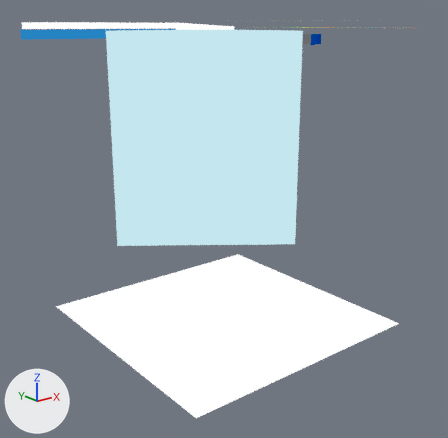
One commit to the Blender file images/lumiere/experience_prisme.blend: the scene before it, then after it.
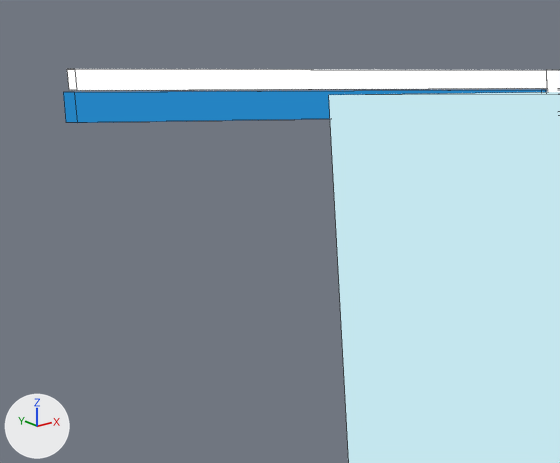
The first picture shows the older version from a 50 mm lens placed at (-4.64, -4.87, -0.12), pointed at (-0.93, -0.23, -1.97). The close-ups show both versions on the part from 0% to 40% of the width and 0% to 34% of the height of that picture; other places that the commit changed are outside them. The axes (+X, +Y, +Z) are drawn at lower left. The lights are the same throughout. The close-ups show mesh edges as thin lines.

In view in the first close-up: 'Prisme figure', 'Rayon incident', 'Rayon incident contour'.
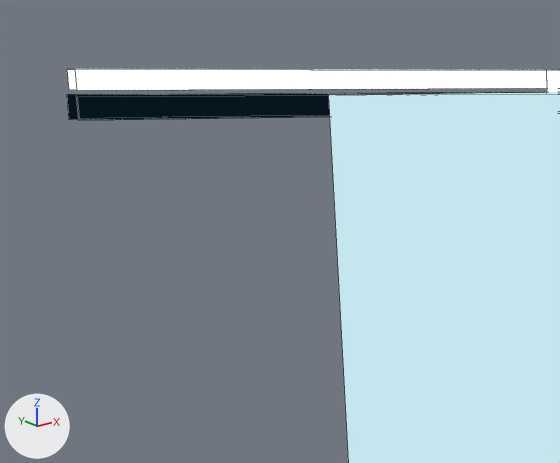
Edits to the bpy script that builds the scene:
```text
Add mat_noir:
    mat_noir = emission_material('Noir')
    mat_noir.base_color = (0.00176, 0.00728, 0.0133)  # black #06151e
Change me_plane_014:
    where me_plane_014.from_pydata(...)  # 8 vertices, 6 faces; spans x -0.89..0.88, y -0.03..0.03, z -0.06..0.0
    remove me_plane_014.materials.append(mat_bleu)  # blue #2583c2
    add me_plane_014.materials.append(mat_noir)  # black #06151e
Change ob_rayon_incident_contour:
    where _m = ob_rayon_incident_contour.modifiers.new('Solidify', 'SOLIDIFY')
    _m.thickness: -0.022 -> -0.01
```

Where the change shows, as pixel boxes [x1, y1, x2, y2] in the close-ups (560 x 463 px):
'Rayon incident contour', recoloured, modifiers changed (15% shorter): before [63, 90, 547, 123]; after [67, 92, 526, 120]
